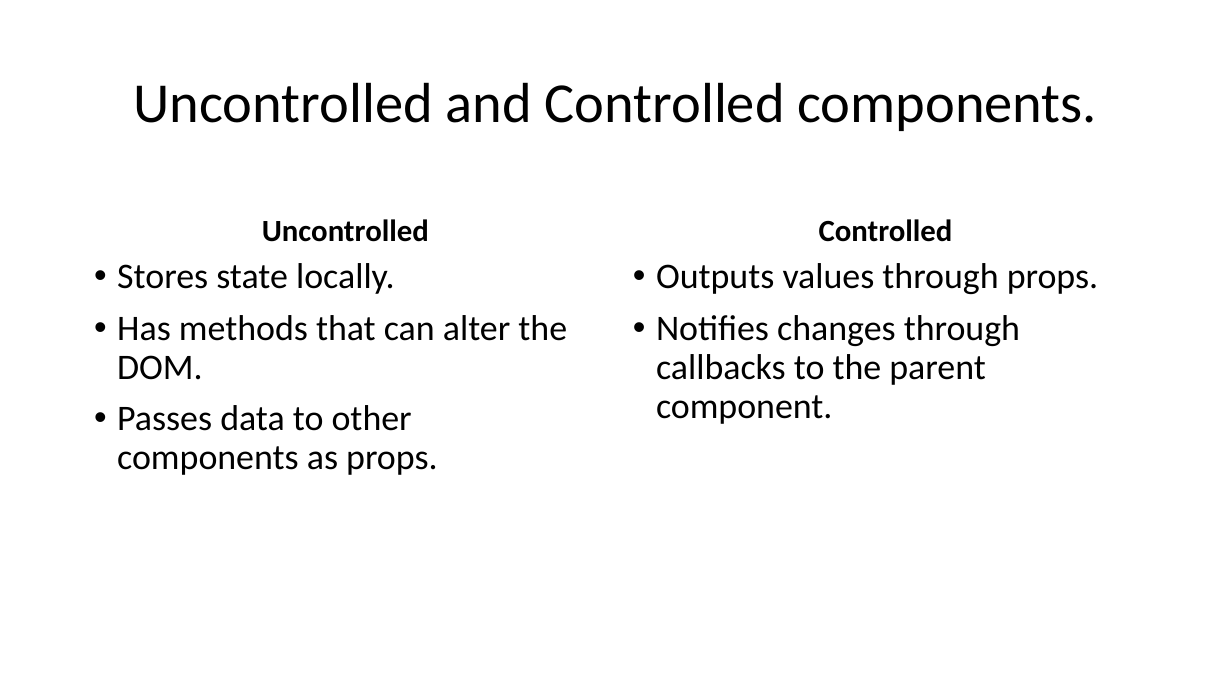
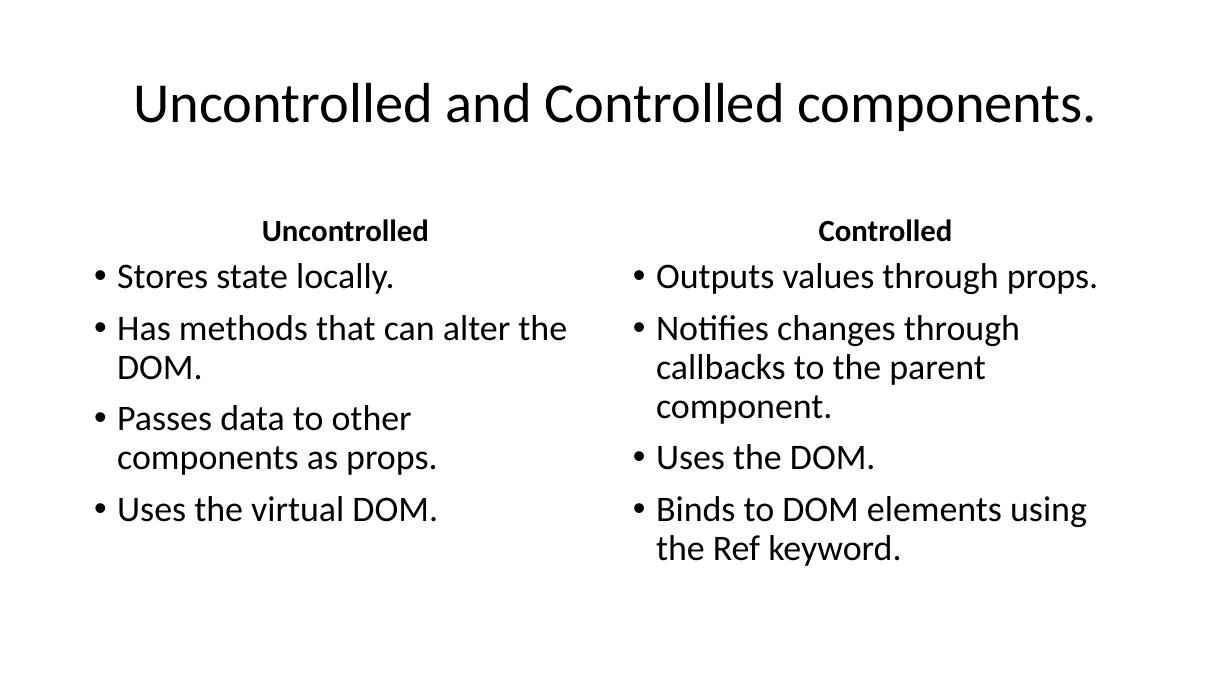
Before and after one commit to MarkSchemmer/Mark-Tyson, a slide deck: slide 11 of PowerPoint/React.pptx. Drawn at 1232x693 pixels with LibreOffice and Linux fonts; fonts in the diff are those of the drawing. Boxes give left, top, right and bottom in pixels: in the first picture for what was removed or moved away, otherwise in the second. Text is boxed around its words. In the diff, an @@ line names an element or a change of style, - is before the commit and + after.

```diff
--- a/PowerPoint/React.pptx
+++ b/PowerPoint/React.pptx
@@ text at [656,444,1087,566]: paragraphs added @@
+• Uses the DOM.
+• Binds to DOM elements using the Ref keyword.
@@ text at [117,496,438,522]: paragraph added @@
+• Uses the virtual DOM.
```
Also in this commit, not shown: 1 other slide changed, 2 other files.
